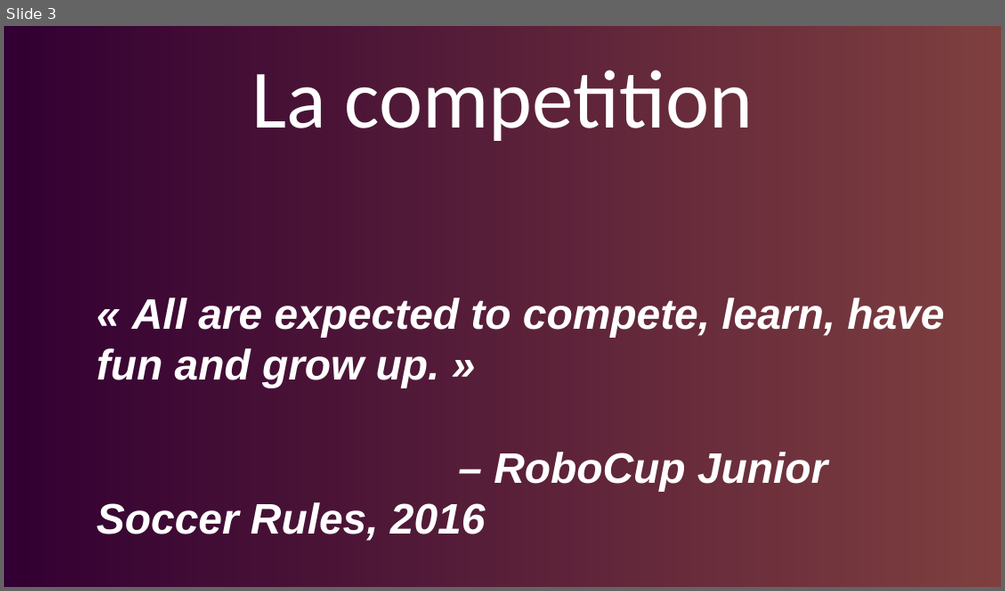
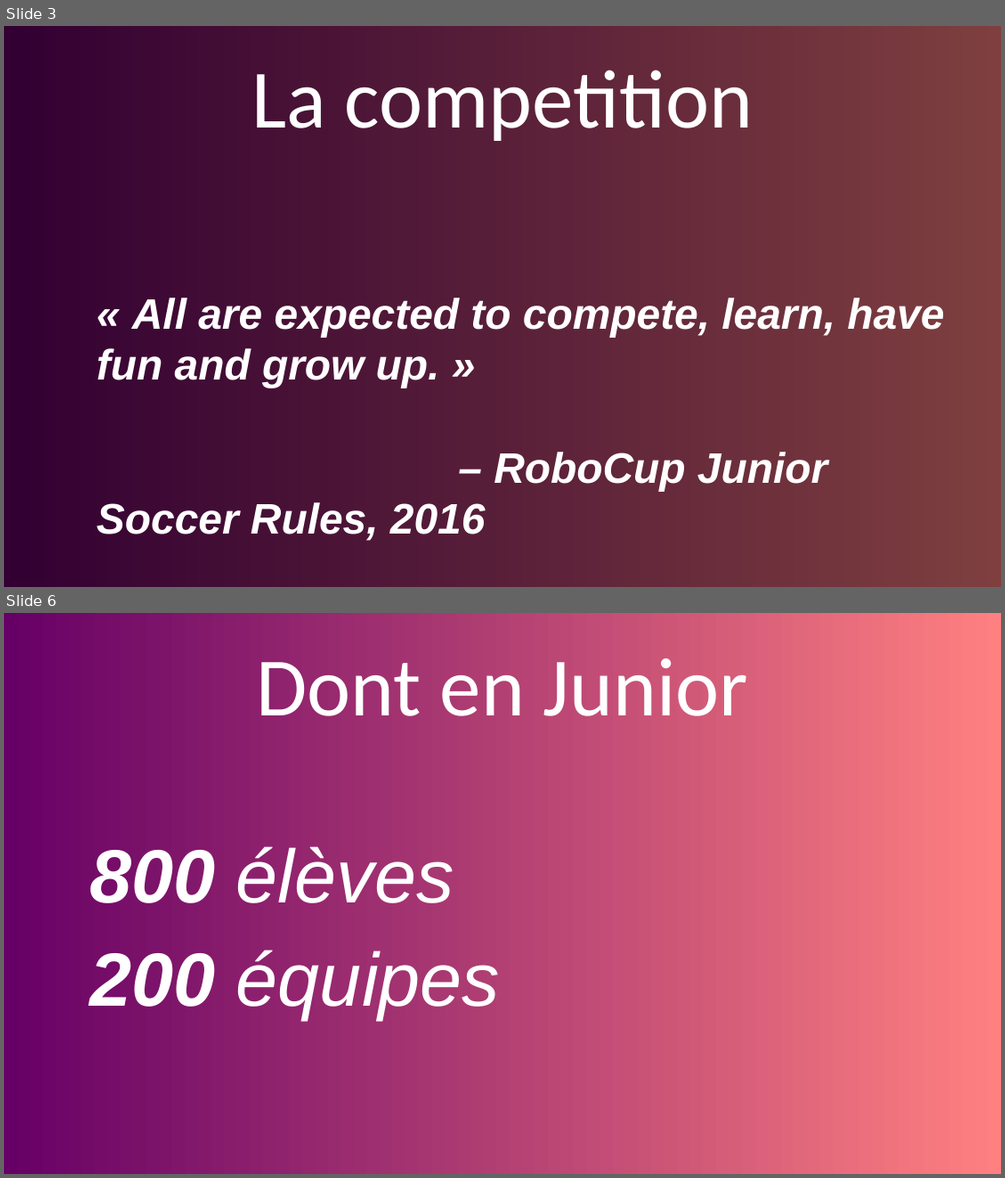
Before and after one commit to Rhoban/Junior, a slide deck: introduction.odp. Shown one above the other, each under a label of ours: slide 3 before the commit, slides 3 and 6 after it; the slides between them are not shown. The pictures are 1005x591 and 1005x1178 pixels, drawn with LibreOffice and Linux fonts; fonts in the diff are those of the drawing; background and template pictures are left out. Boxes give left, top, right and bottom in pixels: in the first picture for what was removed or moved away, otherwise in the second. Text is boxed around its words. In the diff, an @@ line names an element or a change of style, - is before the commit and + after.

```diff
--- a/introduction.odp
+++ b/introduction.odp
@@ slide 6 added at (4,613,1001,1174), background gradient #660066 to #FF8080 @@
@@ title added at (256,658,748,716), 66 pt, text #FFFFFF @@
+Dont en Junior
@@ text added at (89,846,501,1019), 60 pt, text #FFFFFF, italic @@
+800 élèves
+200 équipes
```
Also in this commit, not shown: 2 slides changed, 4 other slides added, 1 slide removed, 1 other file.
